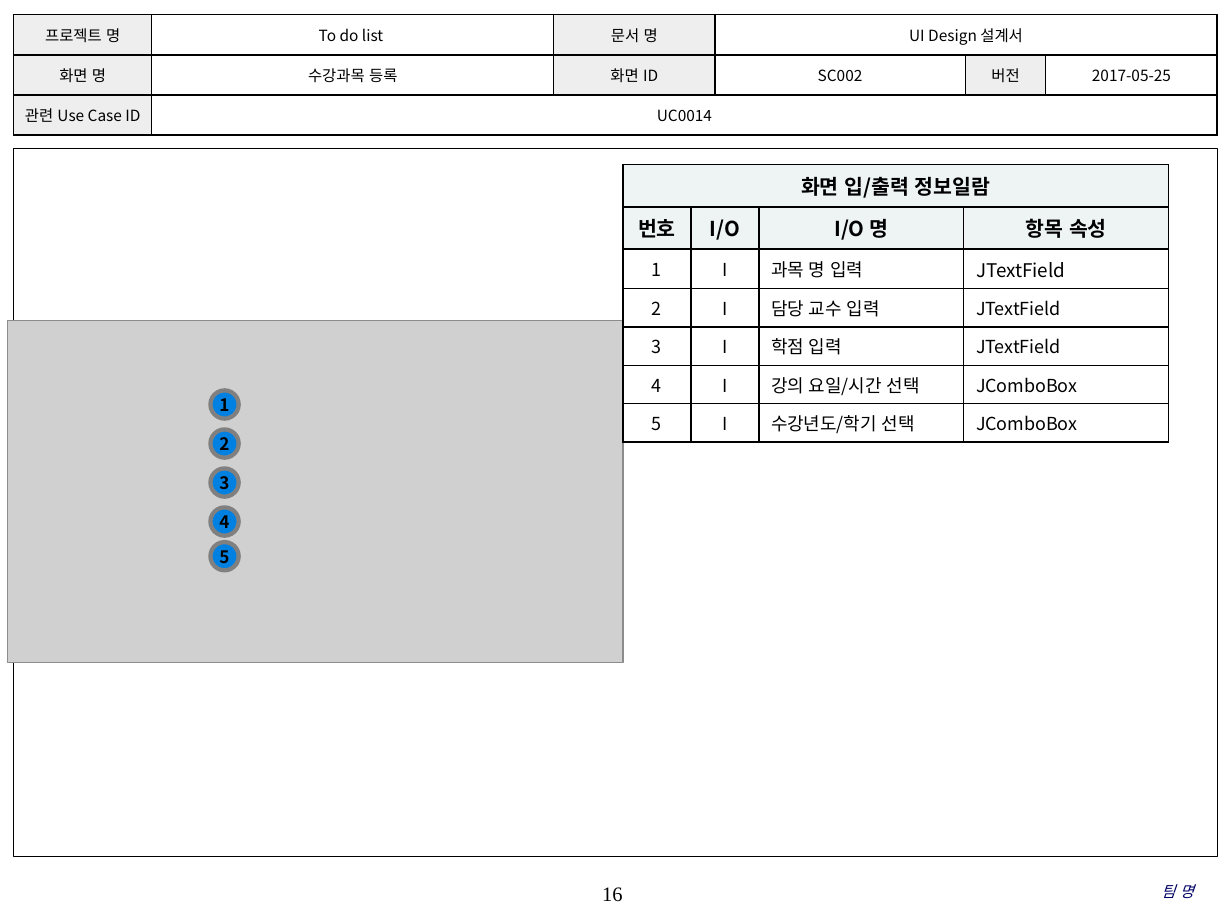
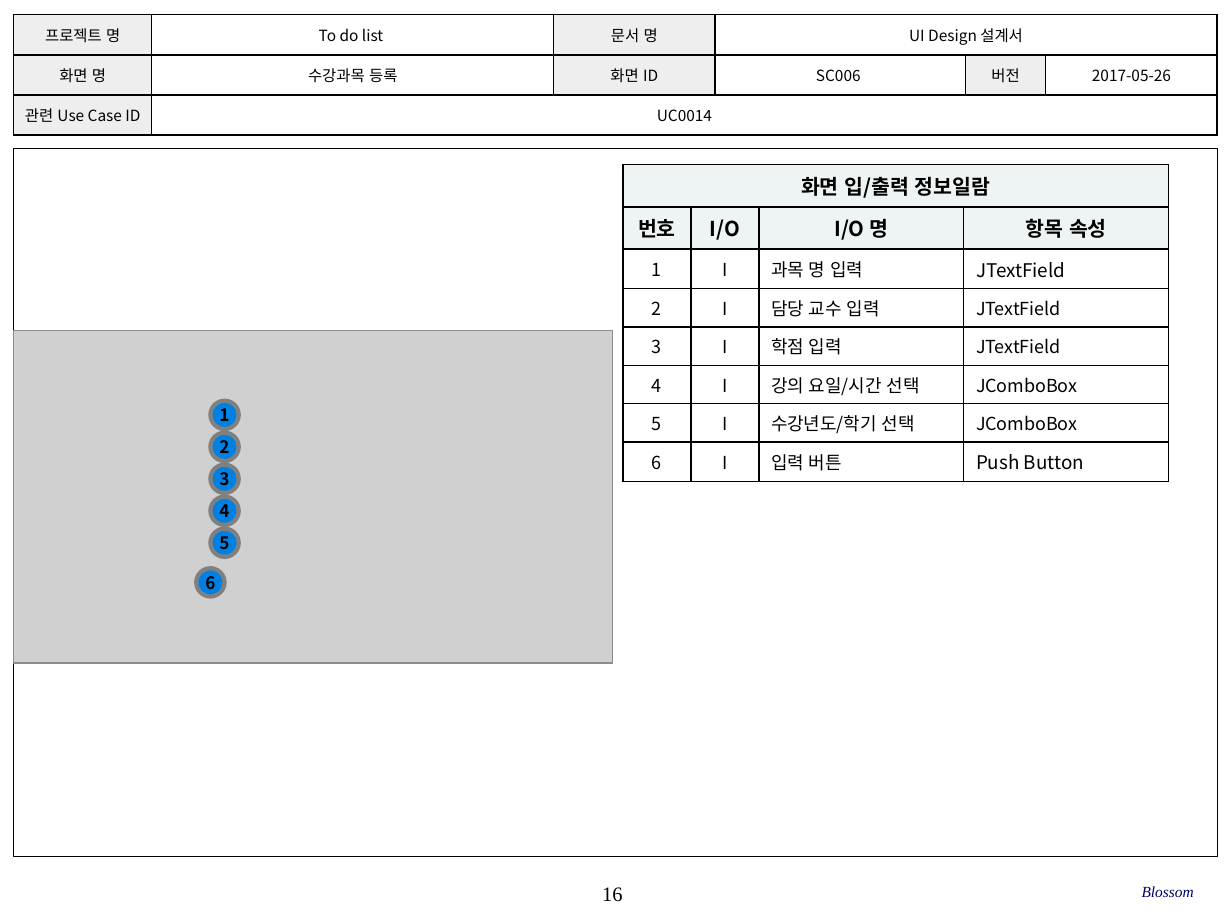
Before and after one commit to SE-admin/SE2017_6_blossom, a slide deck: slide 16 of doc/3_ 설계서/UI Design_6_blossom.pptx. Drawn at 1232x924 pixels with LibreOffice and Linux fonts; fonts in the diff are those of the drawing; grey boxes stand for pictures; background and template pictures are left out. Boxes give left, top, right and bottom in pixels: in the first picture for what was removed or moved away, otherwise in the second. Text is boxed around its words. In the diff, an @@ line names an element or a change of style, - is before the commit and + after.

```diff
--- a/doc/3_ 설계서/UI Design_6_blossom.pptx
+++ b/doc/3_ 설계서/UI Design_6_blossom.pptx
@@ table at bbox=[14, 15, 1216, 136] @@
-row 2, column 4: SC002
+row 2, column 4: SC006
-row 2, column 6: 2017-05-25
+row 2, column 6: 2017-05-26
@@ table at bbox=[623, 165, 1168, 475] @@
+row 8: 6 | I | 입력 버튼 | Push Button
@@ picture: place and size @@
-picture at bbox=[7, 320, 623, 663]
+picture at bbox=[14, 330, 612, 663]
@@ ellipse "1": place and size @@
-ellipse "1" at bbox=[211, 391, 239, 419]
+ellipse "1" at bbox=[211, 400, 239, 429]
@@ ellipse "3": place and size @@
-ellipse "3" at bbox=[211, 468, 239, 496]
+ellipse "3" at bbox=[211, 464, 239, 493]
@@ ellipse "4": place and size @@
-ellipse "4" at bbox=[211, 508, 239, 536]
+ellipse "4" at bbox=[211, 496, 239, 525]
@@ ellipse "5": place and size @@
-ellipse "5" at bbox=[211, 542, 239, 570]
+ellipse "5" at bbox=[211, 529, 239, 557]
@@ ellipse added at bbox=[196, 568, 224, 596], fill #0081E2, outline #808080 2.5 pt, 10 pt, text #000000, bold @@
+6
@@ text at bbox=[1142, 886, 1194, 897]: text changed @@
-팀 명
+Blossom
```
Also in this commit, not shown: 21 other slides changed.
